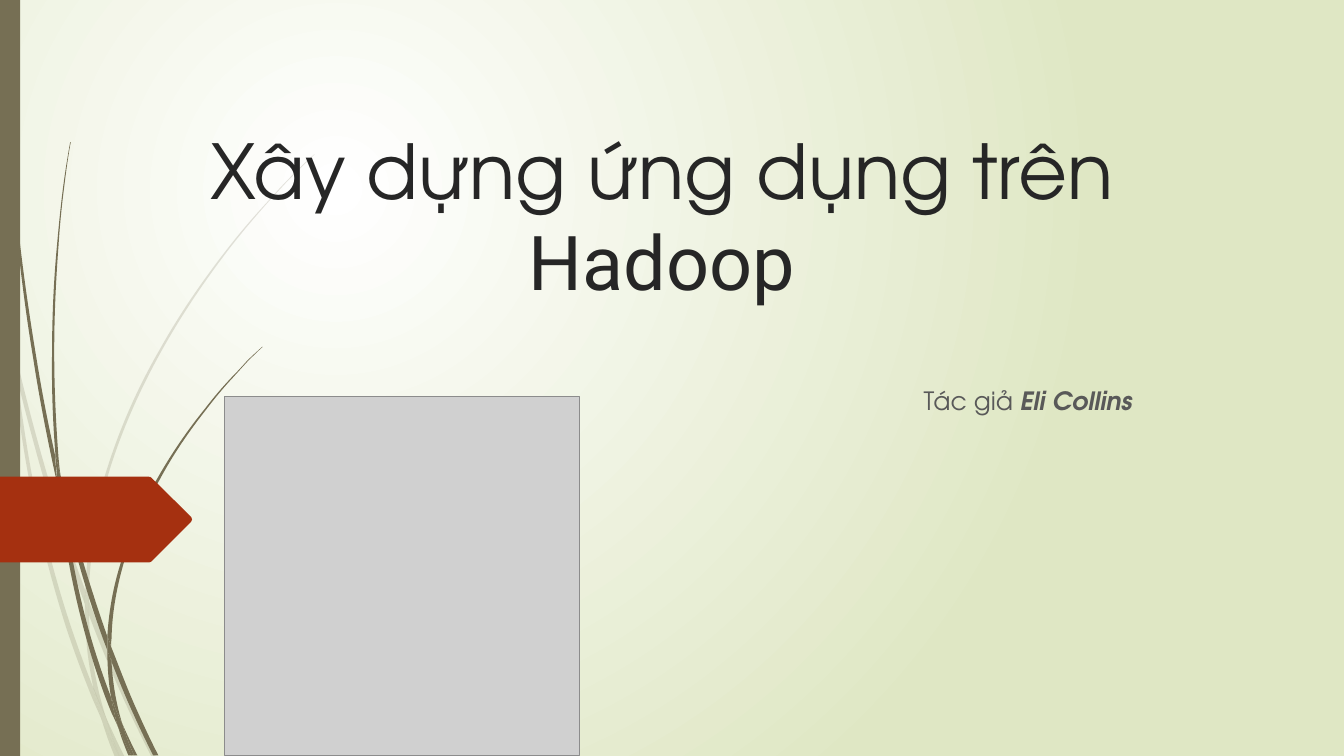
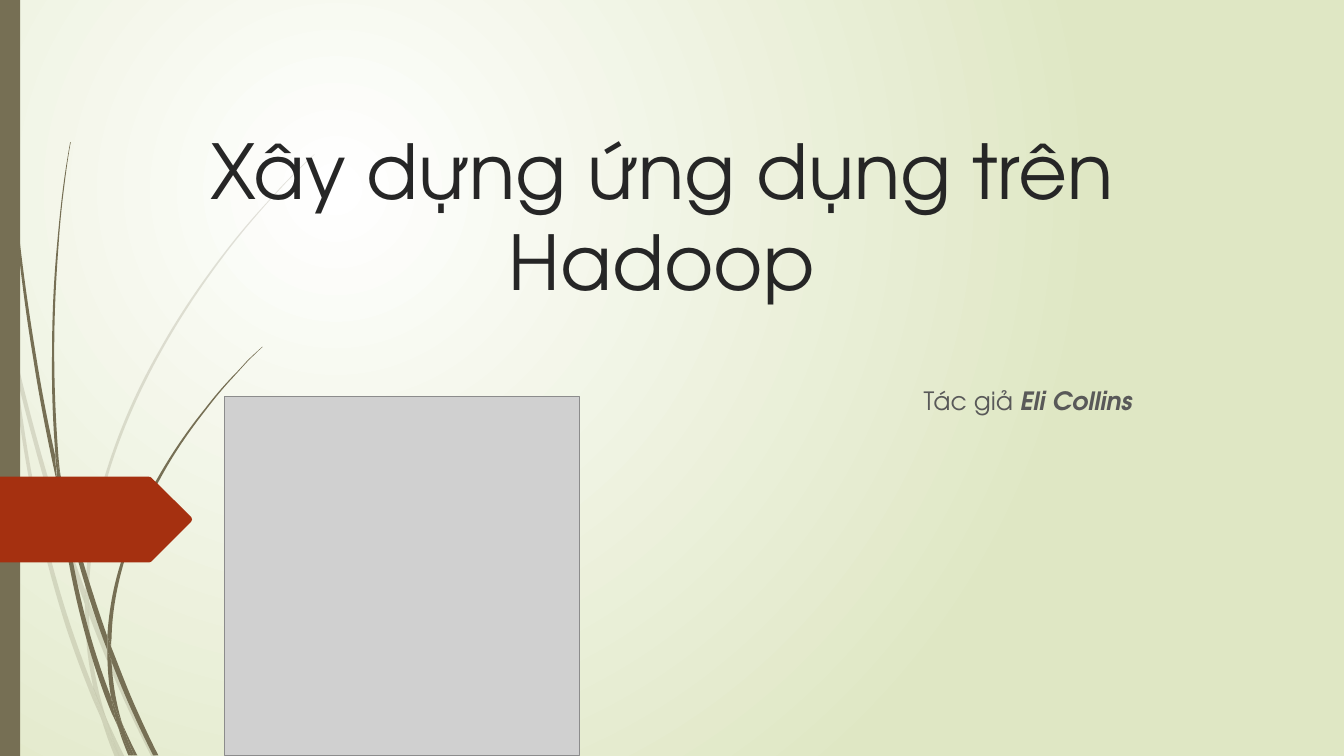
Before and after one commit to sonnv56/Mon-CVDHD-2014, a slide deck: slide 1 of Ngo_Van_Hieu/Xây dựng ứng dụng Với Hadoop.pptx. Drawn at 1344x756 pixels with LibreOffice and Linux fonts; fonts in the diff are those of the drawing; grey boxes stand for pictures. Boxes give left, top, right and bottom in pixels: in the first picture for what was removed or moved away, otherwise in the second. Text is boxed around its words. In the diff, an @@ line names an element or a change of style, - is before the commit and + after.

```diff
--- a/Ngo_Van_Hieu/Xây dựng ứng dụng Với Hadoop.pptx
+++ b/Ngo_Van_Hieu/Xây dựng ứng dụng Với Hadoop.pptx
@@ title "Xây dựng ứng dụng trên ..." at box(210, 141, 1113, 305): font Roboto to TeX Gyre Adventor in "Hadoop" @@
```
Also in this commit, not shown: 6 other slides changed, 1 other file.
